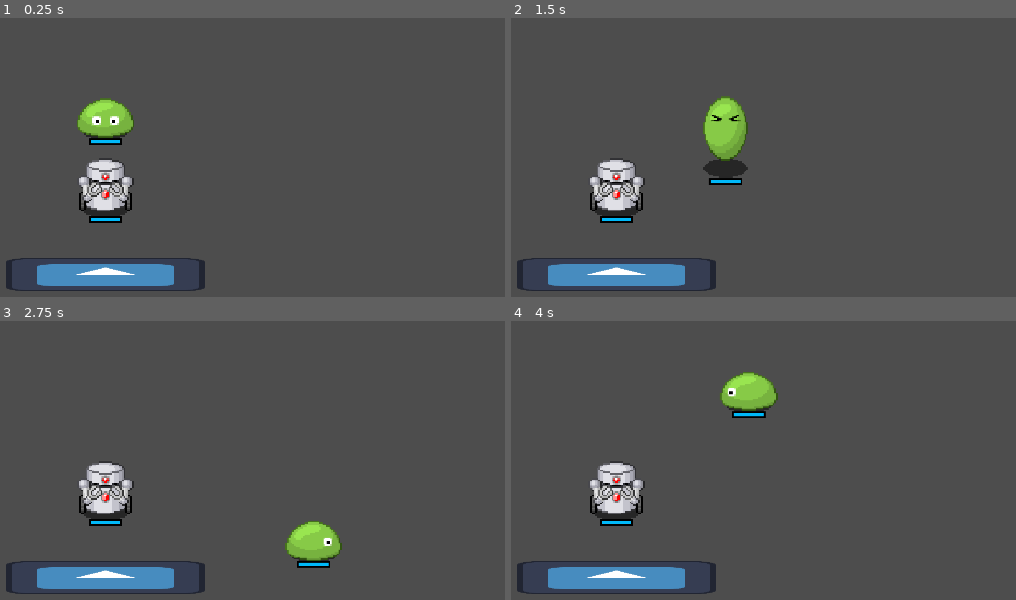
Above: before the commit, frames 1-4 (two rows, left to right).
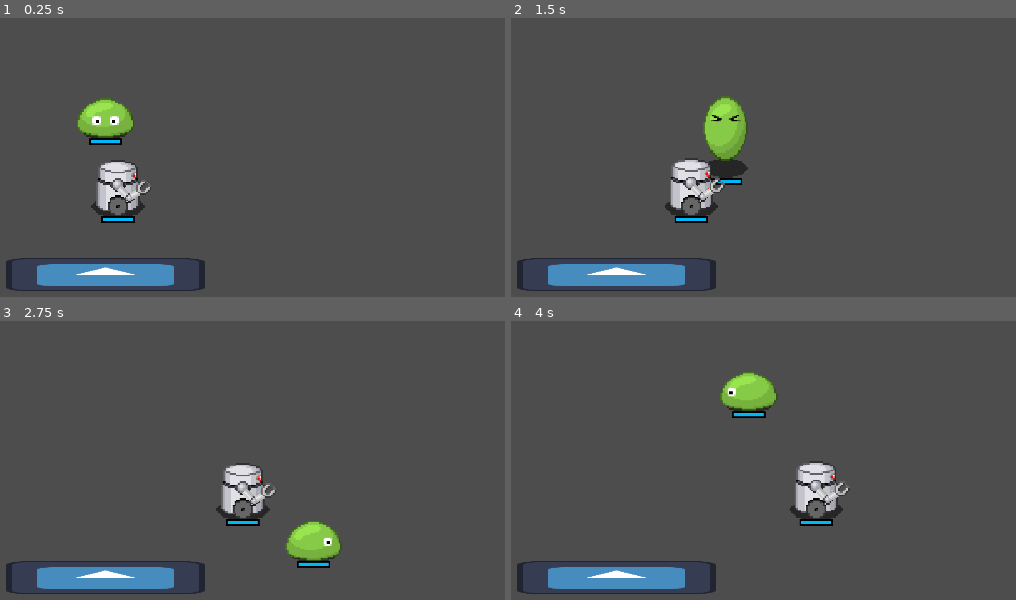
Above: after the commit, the same moments.

Repository: EthanLac13/monsters_vs_machines
Game: Godot game, scene res://scenes/MainScene.tscn
Same seed, same stepped clock (60 frames per second), same inputs: the game is played once before the commit and once after it. The engine's default icon, where the game draws it, is replaced by a stand-in: a white triangle on a blue panel in a dark square.
Inputs:
- Up to frame 1 (0.25 s): no input
- Up to frame 2 (1.5 s): hold Right (InputRight) 0.53-1.28 s; tap Q (UseMove1) at 0.6 s; hold Down (InputDown) from 1.28 s (still down); tap W (UseMove2) at 1.35 s
- Up to frame 3 (2.75 s): release Down (InputDown) at 2.03 s; hold Right (InputRight) from 2.03 s (still down); tap Q (UseMove1) at 2.1 s
- Up to frame 4 (4 s): release Right (InputRight) at 2.78 s; hold Up (InputUp) 2.78-3.53 s; tap W (UseMove2) at 2.85 s; hold Left (InputLeft) from 3.53 s (still down); tap Q (UseMove1) at 3.6 s

The runs differ from the first frame. In frame 1, 2.1% of the frame differs, in the area x 15-30%, y 50-74%; in frame 2, 3.8%, in the area x 15-43%, y 50-74%; in frame 3, 3.7%; in frame 4, 3.8%.

Commit message:
Started work on enemy AI

Diff:
--- /dev/null
+++ b/scenes/characters/base_ai_controller.gd
@@ -0,0 +1,7 @@
+extends Node2D
+
+var controlled_entity: Node2D
+
+func _process(delta: float) -> void:
+	if controlled_entity == null:
+		queue_free()
--- a/scenes/characters/enemies/sentry_droid/EnemySentryDroid.tscn
+++ b/scenes/characters/enemies/sentry_droid/EnemySentryDroid.tscn
@@ -2,6 +2,7 @@
 
 [ext_resource type="Script" uid="uid://dxgnp532jfbet" path="res://scenes/characters/enemies/sentry_droid/enemy_sentry_droid.gd" id="1_ajbn8"]
 [ext_resource type="Texture2D" uid="uid://bahyeatifi2jd" path="res://sprites/character_sprites/heroes/slime/slime_shadow.png" id="1_cjbjj"]
+[ext_resource type="Script" uid="uid://c8hoa2p61leml" path="res://scenes/characters/enemies/sentry_droid/ai_controller_sentry_droid.gd" id="2_ao34y"]
 [ext_resource type="Texture2D" uid="uid://doeyltpfa4crl" path="res://sprites/character_sprites/enemies/sentry_droid/sentry_droid_body.png" id="2_s6d0t"]
 [ext_resource type="Texture2D" uid="uid://u5qylcrg7ao2" path="res://sprites/character_sprites/enemies/sentry_droid/sentry_droid_wheel_front.png" id="3_ppp6o"]
 [ext_resource type="Texture2D" uid="uid://d03v8w4gv5wg4" path="res://sprites/character_sprites/enemies/sentry_droid/sentry_droid_head.png" id="4_57nq6"]
@@ -757,6 +758,7 @@
 
 [node name="EnemySentryDroid" type="Node2D" unique_id=159277287]
 script = ExtResource("1_ajbn8")
+ai_script = ExtResource("2_ao34y")
 
 [node name="AnimationPlayer" type="AnimationPlayer" parent="." unique_id=352887532]
 libraries/ = SubResource("AnimationLibrary_ao34y")
--- /dev/null
+++ b/scenes/characters/enemies/sentry_droid/ai_controller_sentry_droid.gd
@@ -0,0 +1,6 @@
+extends "res://scenes/characters/base_ai_controller.gd"
+
+func _process(delta: float) -> void:
+	super(delta)
+	if controlled_entity != null:
+		controlled_entity.input_right = true
--- a/scenes/characters/enemies/sentry_droid/enemy_sentry_droid.gd
+++ b/scenes/characters/enemies/sentry_droid/enemy_sentry_droid.gd
@@ -1,4 +1,6 @@
 extends Node2D
+
+@export var ai_script: GDScript
 
 # Map that converts external animations to internal ones.
 # For example, we can get a "walk" input and play our "jump_start" anim.
--- a/scenes/player_input_controller.gd
+++ b/scenes/player_input_controller.gd
@@ -5,6 +5,10 @@
 var spawned_enemy
 
 func _ready() -> void:
+	var ai_controller = Node2D.new()
+	ai_controller.script = load("res://scenes/characters/enemies/sentry_droid/ai_controller_sentry_droid.gd")
+	add_child(ai_controller)
+
 	var new_enemy_scene = load("res://scenes/EntityTest.tscn")
 	var new_enemy = new_enemy_scene.instantiate()
 	spawned_enemy = new_enemy
@@ -14,7 +18,10 @@
 	new_enemy.position.x = 0
 	new_enemy.position.y = 0
 	new_enemy.faction = 1
+	new_enemy.move_speed = 0.5
 	print(new_enemy)
+
+	ai_controller.controlled_entity = new_enemy
 
 func _process(delta: float):
 	if Input.is_action_pressed("InputRight"):
Not shown, added: scenes/characters/base_ai_controller.gd.uid
Not shown, added: scenes/characters/enemies/sentry_droid/ai_controller_sentry_droid.gd.uid
